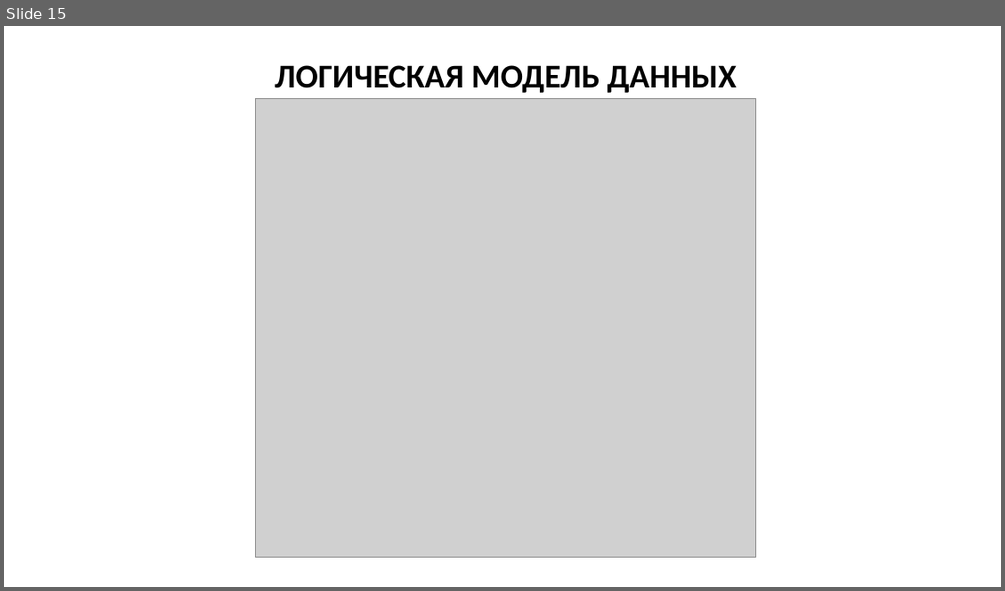
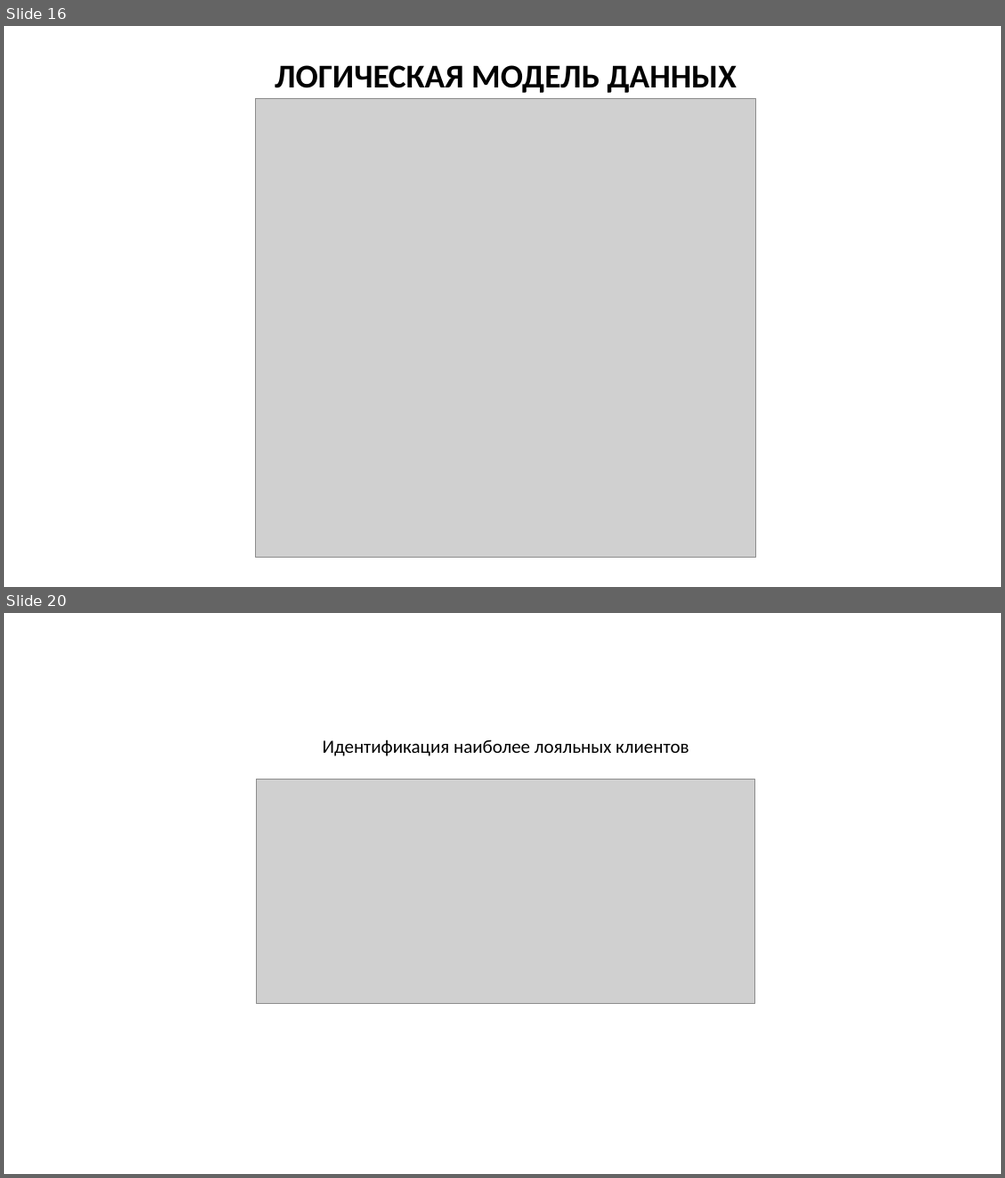
Before and after one commit to Crecker24/kursach, a slide deck: Презентация к курсовой.pptx. Shown one above the other, each under a label of ours: slide 15 before the commit, slides 16 and 20 after it; the slides between them are not shown. The pictures are 1005x591 and 1005x1178 pixels, drawn with LibreOffice and Linux fonts; fonts in the diff are those of the drawing; grey boxes stand for pictures. Boxes give left, top, right and bottom in pixels: in the first picture for what was removed or moved away, otherwise in the second. Text is boxed around its words. In the diff, an @@ line names an element or a change of style, - is before the commit and + after.

```diff
--- a/Презентация к курсовой.pptx
+++ b/Презентация к курсовой.pptx
@@ slide 20 added at bbox=[4, 613, 1001, 1174], background #FFFFFF @@
@@ text added at bbox=[323, 739, 688, 756], 18 pt, text #000000 @@
+Идентификация наиболее лояльных клиентов
@@ picture added at bbox=[257, 779, 755, 1003] @@
@@ what was slide 15 is now slide 16 @@
```
Also in this commit, not shown: 1 slide changed, 6 other slides added.
